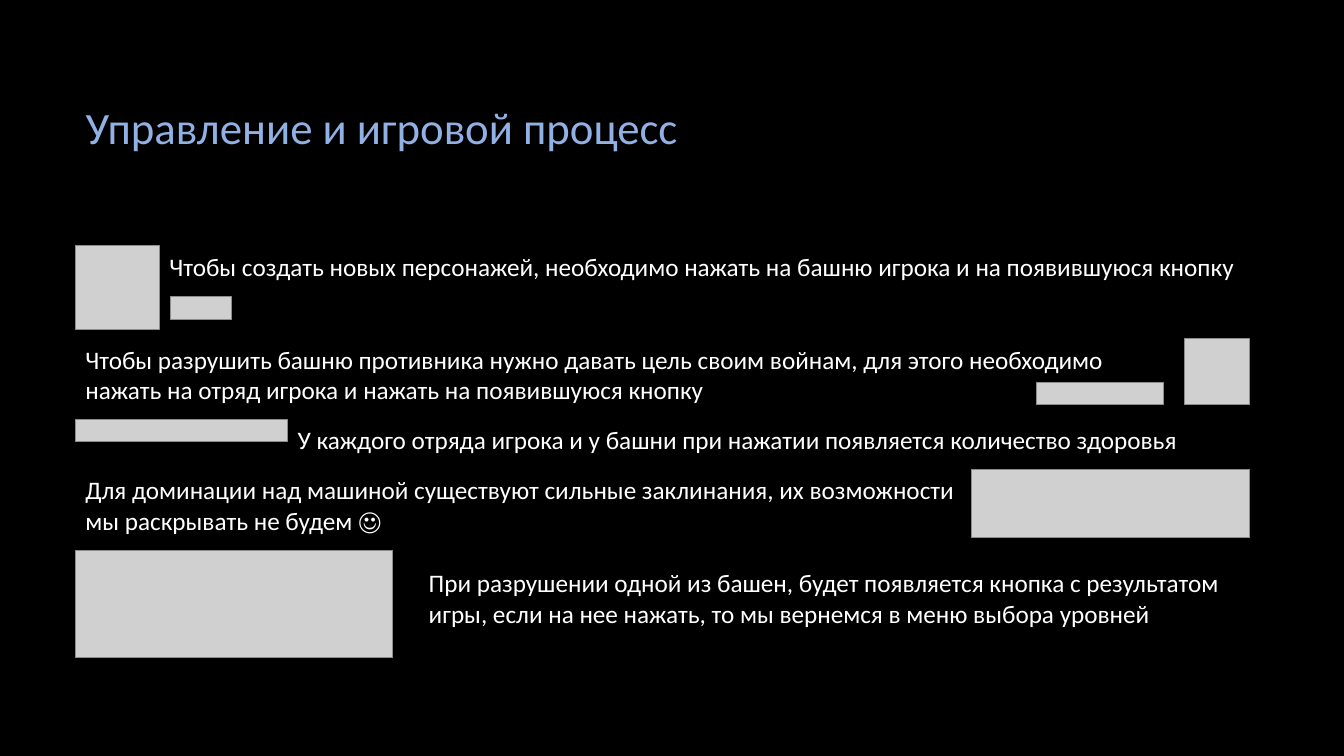
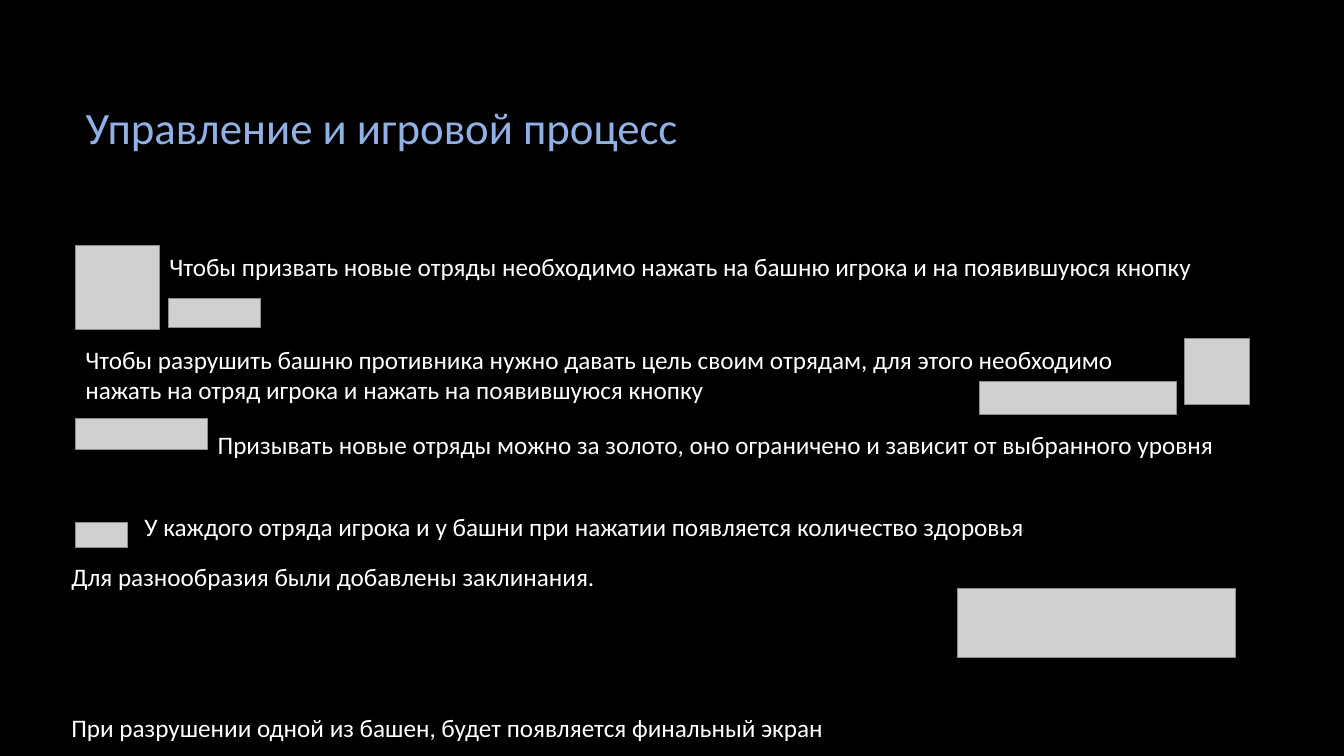
Before and after one commit to Anton-beep/TowerGame, a slide deck: slide 3 of info/PyGameTower.pptx (slide 4 before the commit). Drawn at 1344x756 pixels with LibreOffice and Linux fonts; fonts in the diff are those of the drawing; grey boxes stand for pictures; background and template pictures are left out. Boxes give left, top, right and bottom in pixels: in the first picture for what was removed or moved away, otherwise in the second. Text is boxed around its words. In the diff, an @@ line names an element or a change of style, - is before the commit and + after.

```diff
--- a/info/PyGameTower.pptx
+++ b/info/PyGameTower.pptx
@@ text at (169,259,1191,280): text changed @@
-Чтобы создать новых персонажей, необходимо нажать на башню игрока и на появившуюся кнопку
+Чтобы призвать новые отряды необходимо нажать на башню игрока и на появившуюся кнопку
@@ picture added at (168,299,261,328) @@
@@ picture removed at (170,297,231,321) @@
@@ text at (85,352,1112,403): text changed @@
-Чтобы разрушить башню противника нужно давать цель своим войнам, для этого необходимо нажать на отряд игрока и нажать на появившуюся кнопку
+Чтобы разрушить башню противника нужно давать цель своим отрядам, для этого необходимо нажать на отряд игрока и нажать на появившуюся кнопку
@@ picture added at (980,381,1177,414) @@
@@ picture removed at (1036,382,1164,404) @@
@@ picture: place and size @@
-picture at (76,419,288,442)
+picture at (76,418,208,449)
@@ text added at (218,437,1212,458), 18 pt, text #FFFFFF @@
+Призывать новые отряды можно за золото, оно ограничено и зависит от выбранного уровня
@@ text "У каждого отряда игрока и ...": place and size @@
-text "У каждого отряда игрока и ..." at (298,432,1177,453)
+text "У каждого отряда игрока и ..." at (144,519,1023,540)
@@ picture added at (76,523,128,548) @@
@@ text at (71,569,595,590): text changed @@
-Для доминации над машиной существуют сильные заклинания, их возможности мы раскрывать не будем ☺
+Для разнообразия были добавлены заклинания.
@@ picture removed at (76,551,393,657) @@
@@ picture: place and size @@
-picture at (972,470,1250,538)
+picture at (958,589,1236,657)
@@ text at (71,720,823,741): text changed @@
-При разрушении одной из башен, будет появляется кнопка с результатом игры, если на нее нажать, то мы вернемся в меню выбора уровней
+При разрушении одной из башен, будет появляется финальный экран
```
Also in this commit, not shown: 1 other slide changed, 2 slides added, 1 slide removed, 5 other files.
